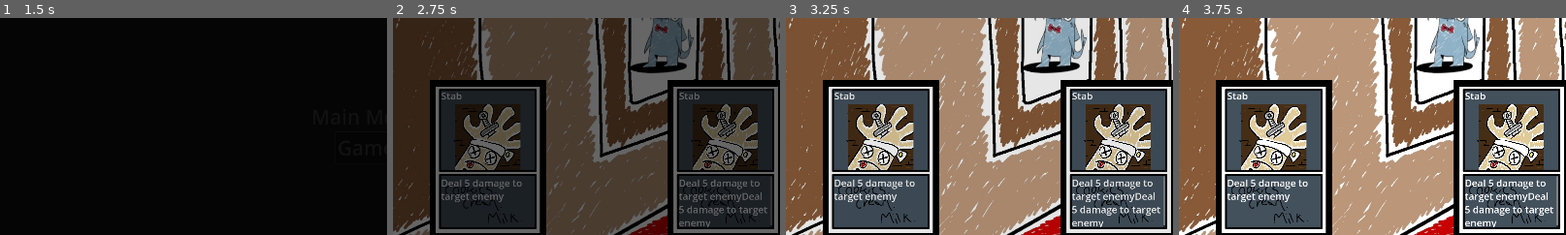
Above: before the commit, frames 1-4 (left to right).
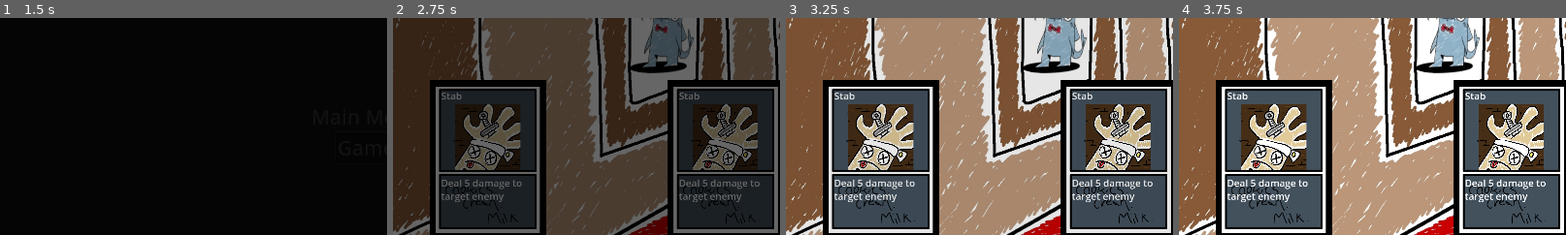
Above: after the commit, the same moments.

Repository: nonagaga/MJ193
Game: Godot game, scene res://Scenes/scene_manager.tscn
The game is run twice, just before and just after one commit, with the same random seed, the same clock (stepped at 60 frames per second) and the same inputs. Sound files missing from this copy of the repository are replaced by a short silence.
Inputs:
- Up to frame 1 (1.5 s): click "Game" at 0.5 s; click "Game" at 1.25 s
- Up to frame 2 (2.75 s): click "End Turn" at 2 s
- Up to frame 3 (3.25 s): click "End Turn" at 2.75 s
- Up to frame 4 (3.75 s): click "End Turn" at 3.5 s
The pictures show only the part of the screen within x 3-53%, y 24-73%; the shares and areas given below are measured in that part.

Frame 1 is identical in both runs. In frame 2, 0.5% of the frame differs, in the area x 73-97%, y 80-97%; in frame 3, 0.7%; in frame 4, 0.7%, in the area x 73-98%, y 72-97%.

Commit message:
LETS GOOOOOOOOO

Diff:
--- a/CardUI.gd
+++ b/CardUI.gd
@@ -28,7 +28,7 @@
 	mouse_exited.connect(_on_mouse_exited)
 	title.text = card_res.title
 	card_texture.texture = card_res.texture
-	text.text = card_res.text
+	text.text = card_res.displayText
 	price_text.text = str(card_res.price)
 
 func _on_mouse_entered():
--- a/Classes/CardClass.gd
+++ b/Classes/CardClass.gd
@@ -30,6 +30,7 @@
 signal normal_discard(amount:int)
 signal grave_to_deck(amount:int)
 signal grave_to_hand(amount:int)
+var displayText:String
 var selectingTargets:bool = false
 
 @export var text:String
@@ -87,16 +88,17 @@
 
 #updates  Text
 func compileCardText():
-	text = text%discardCost
+	displayText = ""
+	displayText = text%discardCost
 	for i in drawActions:
 		i.updateText()
-		text += i.actualText
+		displayText += i.actualText
 	for i in playActions:
 		i.updateText()
-		text += i.actualText
+		displayText += i.actualText
 	for i in discardActions:
 		i.updateText()
-		text += i.actualText
+		displayText += i.actualText
 
 func playCard():
 	playEffect()
--- a/UI/game_ui.gd
+++ b/UI/game_ui.gd
@@ -20,8 +20,8 @@
 	create_card(card).reparent(hand,false)
 
 func create_card(card:CardDataClass)->Control:
-	var new_card_instance = card_packed.new()
-	new_card_instance.card_res = card
+	var new_card_instance = card_packed.instantiate()
+	new_card_instance.card_res = card.duplicate()
 	$Void.add_child(new_card_instance)
 	return new_card_instance
 
Not shown: 1 places in Cards/BarbedWire.tres that only renumber resources
Not shown: 1 places in Cards/DoubleTap.tres that only renumber resources
Not shown: 1 places in Cards/Rejuvenate.tres that only renumber resources
